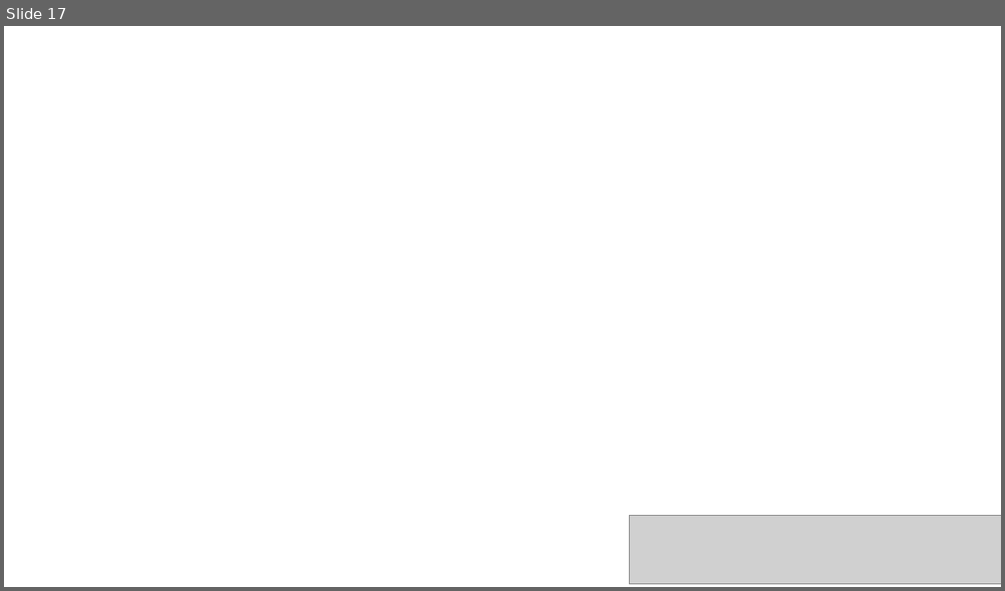
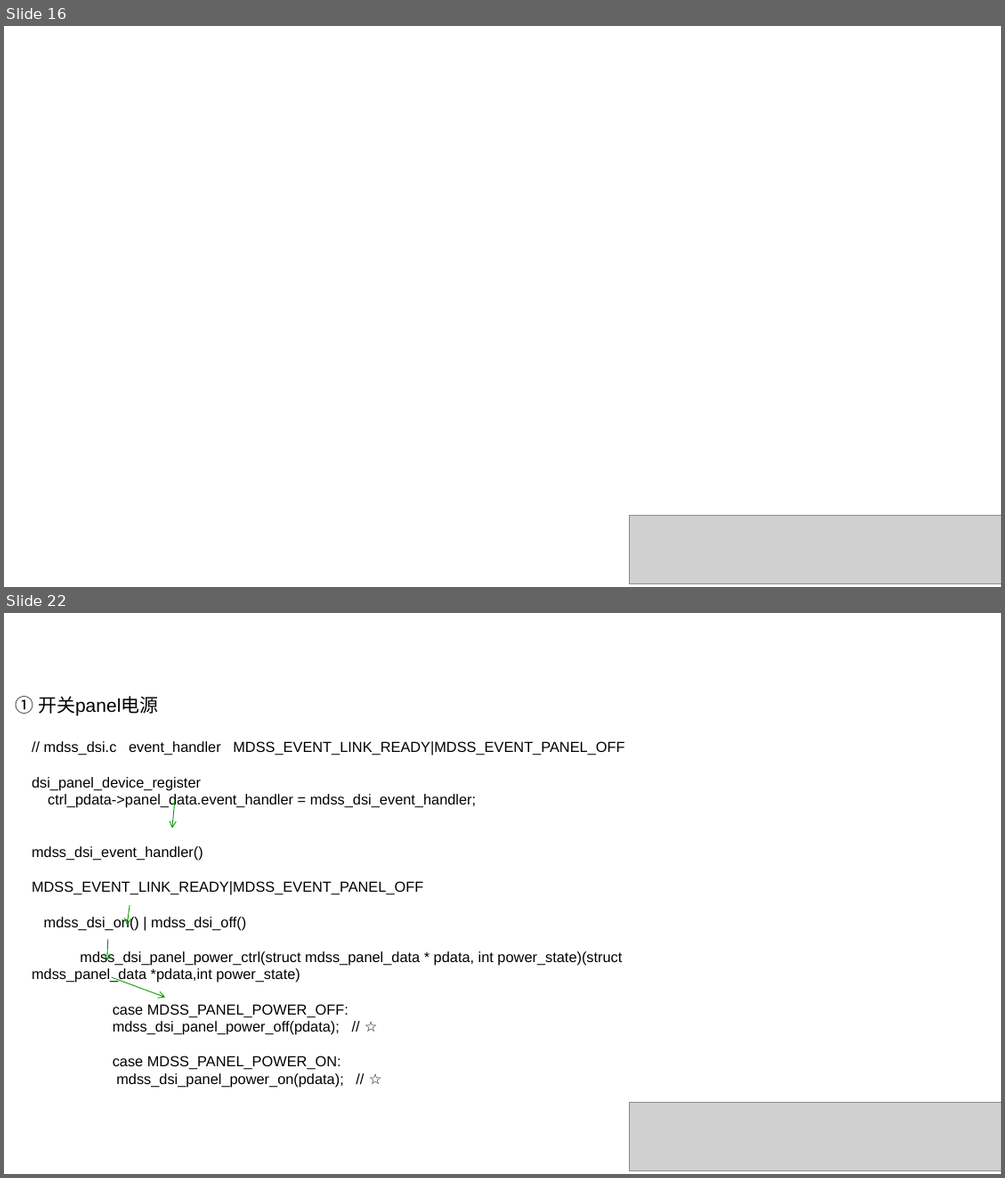
Before and after one commit to liyingfei142118/practice, a slide deck: learn/TP.pptx. Shown one above the other, each under a label of ours: slide 17 before the commit, slides 16 and 22 after it; the slides between them are not shown. The pictures are 1005x591 and 1005x1178 pixels, drawn with LibreOffice and Linux fonts; fonts in the diff are those of the drawing; grey boxes stand for pictures; background and template pictures are left out. Boxes give left, top, right and bottom in pixels: in the first picture for what was removed or moved away, otherwise in the second. Text is boxed around its words. In the diff, an @@ line names an element or a change of style, - is before the commit and + after.

```diff
--- a/learn/TP.pptx
+++ b/learn/TP.pptx
@@ slide 22 added at box(4, 613, 1001, 1174), background picture (left out) @@
@@ text added at box(15, 696, 158, 716), 18 pt, text #000000 @@
+① 开关panel电源
@@ text added at box(32, 741, 624, 1087), 14 pt, text #000000 @@
+// mdss_dsi.c event_handler MDSS_EVENT_LINK_READY|MDSS_EVENT_PANEL_OFF
+dsi_panel_device_register
+ctrl_pdata->panel_data.event_handler = mdss_dsi_event_handler;
+mdss_dsi_event_handler()
+MDSS_EVENT_LINK_READY|MDSS_EVENT_PANEL_OFF
+mdss_dsi_on() | mdss_dsi_off()
+mdss_dsi_panel_power_ctrl(struct mdss_panel_data * pdata, int power_state)(struct mdss_panel_data *pdata,int power_state)
+case MDSS_PANEL_POWER_OFF:
+mdss_dsi_panel_power_off(pdata); // ☆
+case MDSS_PANEL_POWER_ON:
+mdss_dsi_panel_power_on(pdata); // ☆
@@ arrow added from (175, 802) to (172, 828), #009900 0.75 pt @@
@@ arrow added from (129, 906) to (128, 925), #009900 0.75 pt @@
@@ arrow added from (108, 939) to (107, 961), #009900 0.75 pt @@
@@ arrow added from (112, 977) to (165, 997), #009900 0.75 pt @@
@@ picture added at box(629, 1102, 1001, 1171) @@
@@ what was slide 17 is now slide 16 @@
```
Also in this commit, not shown: 8 other slides added, 4 other files.
